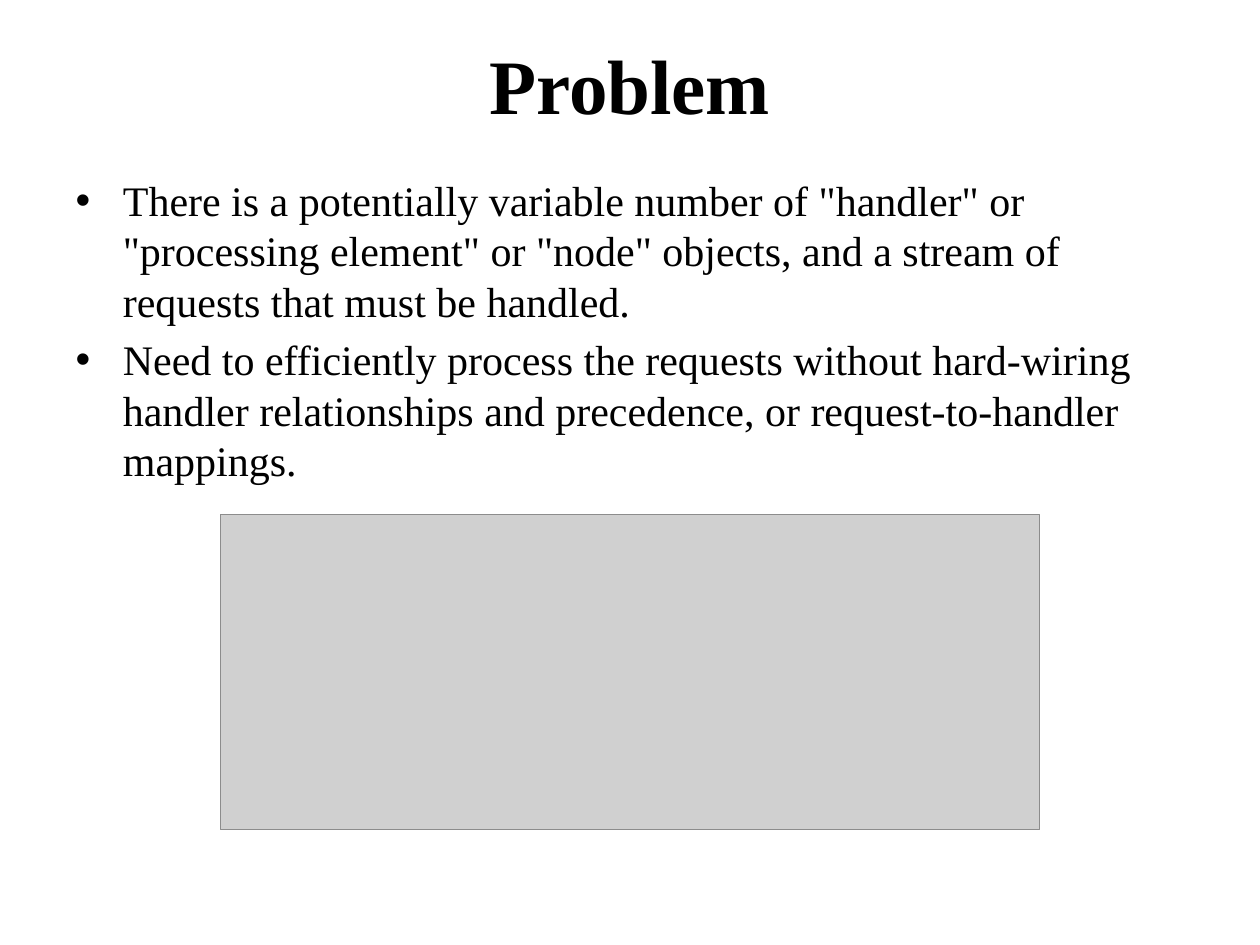
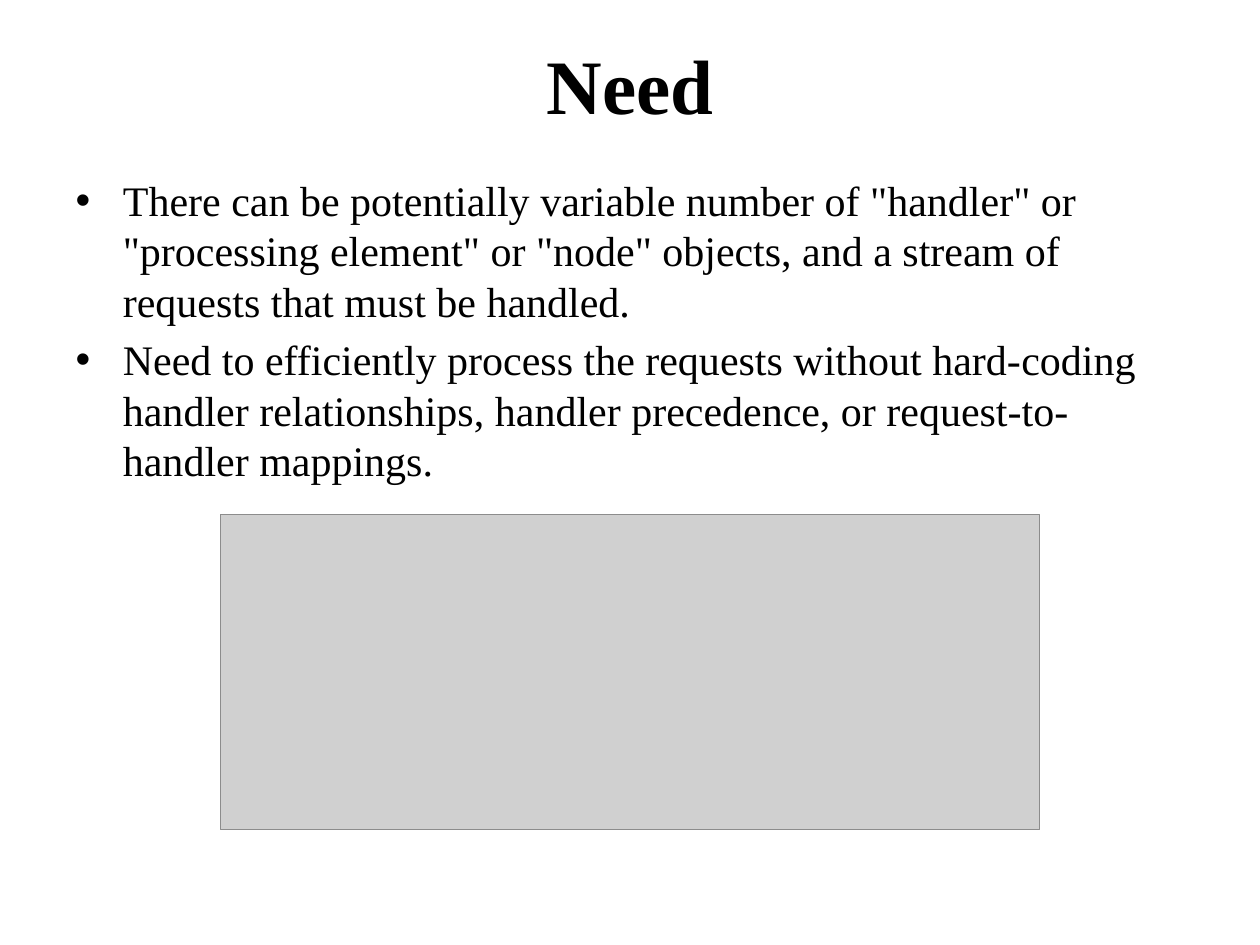
Before and after one commit to KuntanSutar/Swabhav-Techlabs, a slide deck: slide 3 of Presentation/Kuntan Sutar - Chain of Responsibility Pattern.pptx (slide 5 before the commit). Drawn at 1260x945 pixels with LibreOffice and Linux fonts; fonts in the diff are those of the drawing; grey boxes stand for pictures. Boxes give left, top, right and bottom in pixels: in the first picture for what was removed or moved away, otherwise in the second. Text is boxed around its words. In the diff, an @@ line names an element or a change of style, - is before the commit and + after.

```diff
--- a/Presentation/Kuntan Sutar - Chain of Responsibility Pattern.pptx
+++ b/Presentation/Kuntan Sutar - Chain of Responsibility Pattern.pptx
@@ title at box(547, 60, 714, 115): text changed @@
-Problem
+Need
@@ text at box(123, 186, 1135, 485): text changed @@
-• There is a potentially variable number of "handler" or "processing element" or "node" objects, and a stream of requests that must be handled.
-• Need to efficiently process the requests without hard-wiring handler relationships and precedence, or request-to-handler mappings.
+• There can be potentially variable number of "handler" or "processing element" or "node" objects, and a stream of requests that must be handled.
+• Need to efficiently process the requests without hard-coding handler relationships, handler precedence, or request-to-handler mappings.
```
Also in this commit, not shown: 4 other slides changed, 3 slides added, 3 slides removed, 34 other files.
